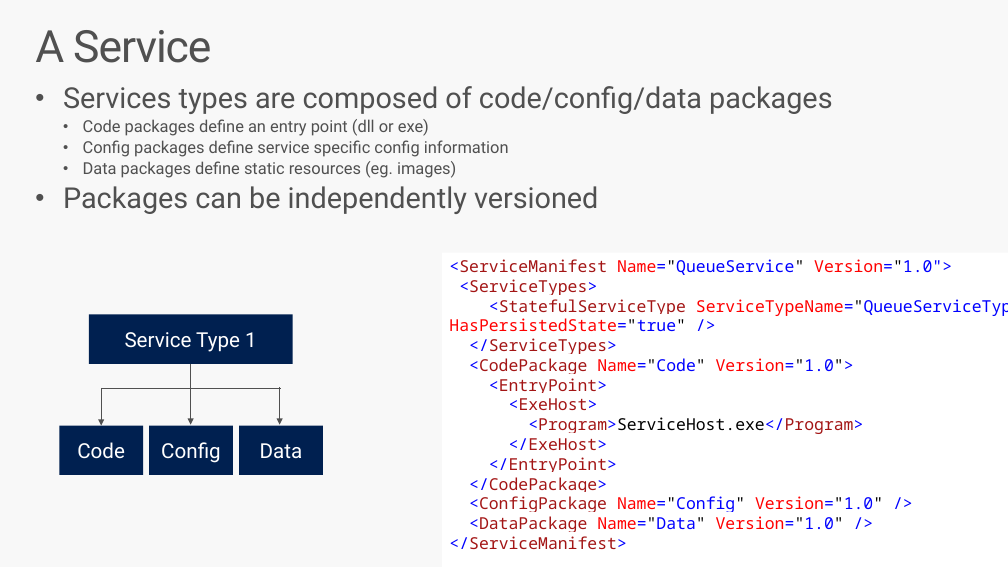
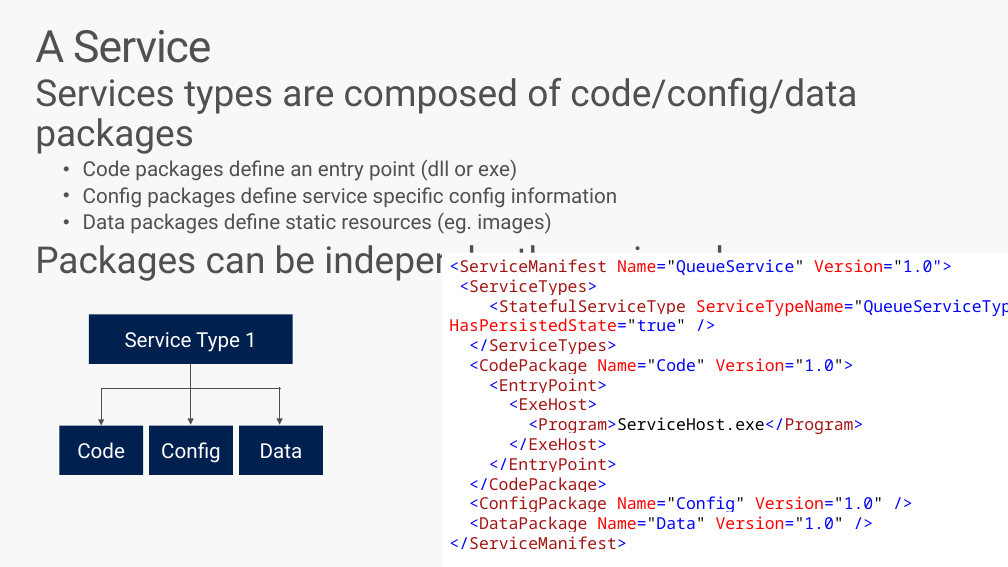
Before and after one commit to brentstineman/PersonalStuff, a slide deck: slide 15 of Presentations/Service Fabric/ServiceFabric Introduction.pptx. Drawn at 1008x567 pixels with LibreOffice and Linux fonts; fonts in the diff are those of the drawing. Boxes give left, top, right and bottom in pixels: in the first picture for what was removed or moved away, otherwise in the second. Text is boxed around its words. In the diff, an @@ line names an element or a change of style, - is before the commit and + after.

```diff
--- a/Presentations/Service Fabric/ServiceFabric Introduction.pptx
+++ b/Presentations/Service Fabric/ServiceFabric Introduction.pptx
@@ text "Services types are composed of ...": place and size @@
-text "Services types are composed of ..." at [63, 86, 832, 214]
+text "Services types are composed of ..." at [35, 78, 857, 283]
@@ text "Services types are composed of ..." at [35, 78, 857, 283]: size 28 to 36 pt in "Services types are composed of code/config/data packages", "Packages can be independently versioned"; size 16 to 20 pt in "Code packages define an entry point (dll ...", "Config packages define service specific config information", "Data packages define static resources (eg. images)"; bullet • to none; more space between paragraphs @@
```
Also in this commit, not shown: 9 other slides changed, 7 slides added, 3 slides removed.
